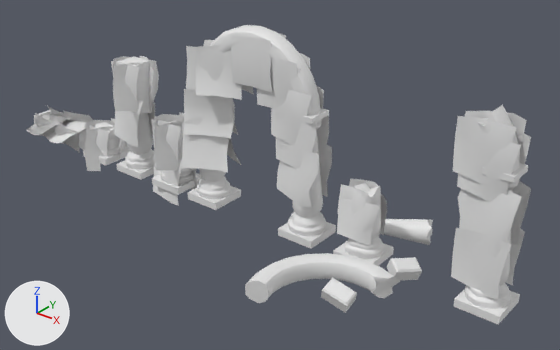
An edit to the FBX model Models/Overworld Environment Models/Rhett's Asset Pack 4 Overgrown.fbx, drawn before and after from the same camera.
Before and after are seen from a 50 mm lens placed at (12.53, -14.73, 10.62), pointed at (0.63, 0.14, 1.4). The lights are fixed; the arrows at lower left show +X, +Y and +Z. Materials are left out; every surface is plain grey. Where no turn or scale is listed for an object, it has been applied to the vertices. Vertices at the same position are counted once.

Names of what the first picture shows: 'Arch', 'Arch_Rubble', 'Arch_Rubble1', 'Arch_Rubble2', 'Arch_Rubble3', 'Normal_Pillar', 'Overgrown_Arch_Foilage', 'Overgrown_Broken_Arch_Foilage', 'Overgrown_Broken_Pillar_Foilage', 'Overgrown_Broken_Pillar_Foilage1', 'Overgrown_Pillar_Foilage', 'Overgrown_Pillar_Foilage2'.
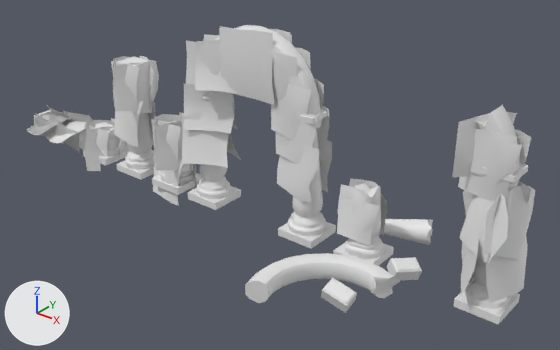
Where the newer file only moved an object's origin or applied its transform, the numbers keep the older frame.

The edits, one by one:
me_mesh_001 is used by ob_overgrown_broken_arch_foilage; location (5.13, 0.01, 2.56).
me_mesh_001 had 192 vertices, 108 faces and spanned x -2.31..2.31, y -0.51..0.51, z -2.07..2.07.
me_mesh_001 now has 224 vertices, 126 faces and spans x -2.31..2.42, y -0.84..0.86, z -2.1..2.08.
me_mesh_001 part 4: the loose piece of 16 vertices spanning x 0.9..2.29, y -0.45..-0.21, z -2.07..-0.51 is multiplied about its middle by the matrix ((0.148, -0.976, -0.159), (0.988, 0.139, 0.069), (-0.045, -0.167, 0.985)), then moved by (0.58, 0.28, -0.02).
me_mesh_001 part 5: the loose piece of 16 vertices spanning x 0.9..2.29, y 0.23..0.46, z -2.07..-0.51 is copied, and the copy is multiplied about its middle by the matrix ((-0.337, -0.924, 0.182), (0.941, -0.336, 0.038), (0.026, 0.184, 0.983)), then moved by (-0.23, -0.57, -0.01); it spans x 0.98..1.74, y -0.84..0.46, z -2.05..-0.5.
me_mesh_001 part 6: the loose piece of 16 vertices spanning x 0.82..2.31, y -0.48..-0.11, z -1.02..0.64 is rebuilt with 16 vertices and now spans x 0.95..2.31, y -0.75..0.11, z -1.06..0.62.
me_mesh_001 part 7: the loose piece of 16 vertices spanning x 0.61..1.99, y -0.51..-0.11, z 0.54..2.07 is rebuilt with 16 vertices and now spans x 1.1..2.05, y -0.51..-0.23, z 0.71..1.89.
me_mesh_001 part 8: a new loose piece of 16 vertices spanning x 1.77..2.37, y -0.79..0.86, z -1.16..0.55.
me_mesh_001 part 9: a new loose piece of 16 vertices spanning x 0.82..1.67, y -0.61..0.52, z 0.55..2.08.
Part 10, on me_mesh_001:
16 vertices are removed from x 0.61..1.99, y 0.14..0.51, z 0.54..2.07.
9 faces are deleted.
3 vertices in x 0.75..1.31, y -0.25..-0.11, z 1.14..1.69 move by (0.17, -0.08, 0.03).
3 vertices in x 0.96..2.14, y -0.24..0.36, z 0.43..1.73 move by (0.03, -0.01, 0.0).
21 vertices move from x 0.75..2.08, y -0.51..0.51, z 0.26..1.73 to x 0.82..2.11, y -0.56..0.5, z 0.26..1.75.
me_mesh has 288 vertices, 162 faces and spans x -2.28..2.28, y -0.8..0.8, z -2.1..2.1.
me_mesh is used by ob_overgrown_arch_foilage; location (-0.07, -0.01, 3.15).
me_mesh part 1: the loose piece of 16 vertices spanning x -0.56..0.78, y -0.34..-0.24, z 0.73..2.1 is scaled about its middle by 1.33, then moved by (-0.15, 0.0, -0.17).
me_mesh part 2: the loose piece of 16 vertices spanning x -0.56..0.78, y 0.3..0.4, z 0.73..2.1 is scaled about its middle by (1.35, -1.53, 1.35), then moved by (-0.17, -0.64, -0.24).
me_mesh part 3: the loose piece of 16 vertices spanning x -0.56..0.78, y 0.3..0.4, z 0.73..2.1 is copied, and the copy is scaled about its middle by 1.22, then moved by (0.0, 0.0, -0.2); it spans x -0.71..0.92, y 0.29..0.41, z 0.38..2.05.
Object 'Overgrown_Arch_Foilage' (ob_overgrown_arch_foilage) moves from (-0.07, -0.01, 3.15) to (-0.07, -0.01, 3.3).

Location of each change, [x1, y1, x2, y2] in pixels of the pictures (560 x 350 px; the box of a moved part takes in the faces that stretch with it):
'Overgrown_Arch_Foilage', reshaped, moved: before [182, 33, 332, 207]; after [182, 26, 332, 202]
'Overgrown_Broken_Arch_Foilage', reshaped: before [337, 111, 531, 300]; after [337, 111, 535, 303]
part 1 of me_mesh, moved or reshaped: before [231, 35, 272, 92]; after [220, 26, 275, 102]
part 2 of me_mesh, moved or reshaped: before [278, 33, 286, 39]; after [219, 28, 275, 105]
part 3 of me_mesh, added: after [270, 29, 290, 42]
part 4 of me_mesh_001, moved or reshaped: before [451, 228, 512, 300]; after [486, 236, 528, 303]
part 5 of me_mesh_001, added: after [461, 240, 479, 296]
part 6 of me_mesh_001, rebuilt: before [458, 189, 522, 258]; after [459, 194, 509, 263]
part 7 of me_mesh_001, rebuilt (26% narrower, 29% shorter): before [453, 116, 517, 184]; after [470, 129, 517, 177]
part 8 of me_mesh_001, added: after [484, 186, 535, 259]
part 9 of me_mesh_001, added: after [452, 111, 517, 177]
part 10 of me_mesh_001, cut back: before [457, 111, 531, 202]; after [458, 130, 531, 207]
'Overgrown_Broken_Pillar_Foilage2', unchanged, uncovered by the edit: before [28, 114, 60, 134]; after [32, 105, 92, 152]
